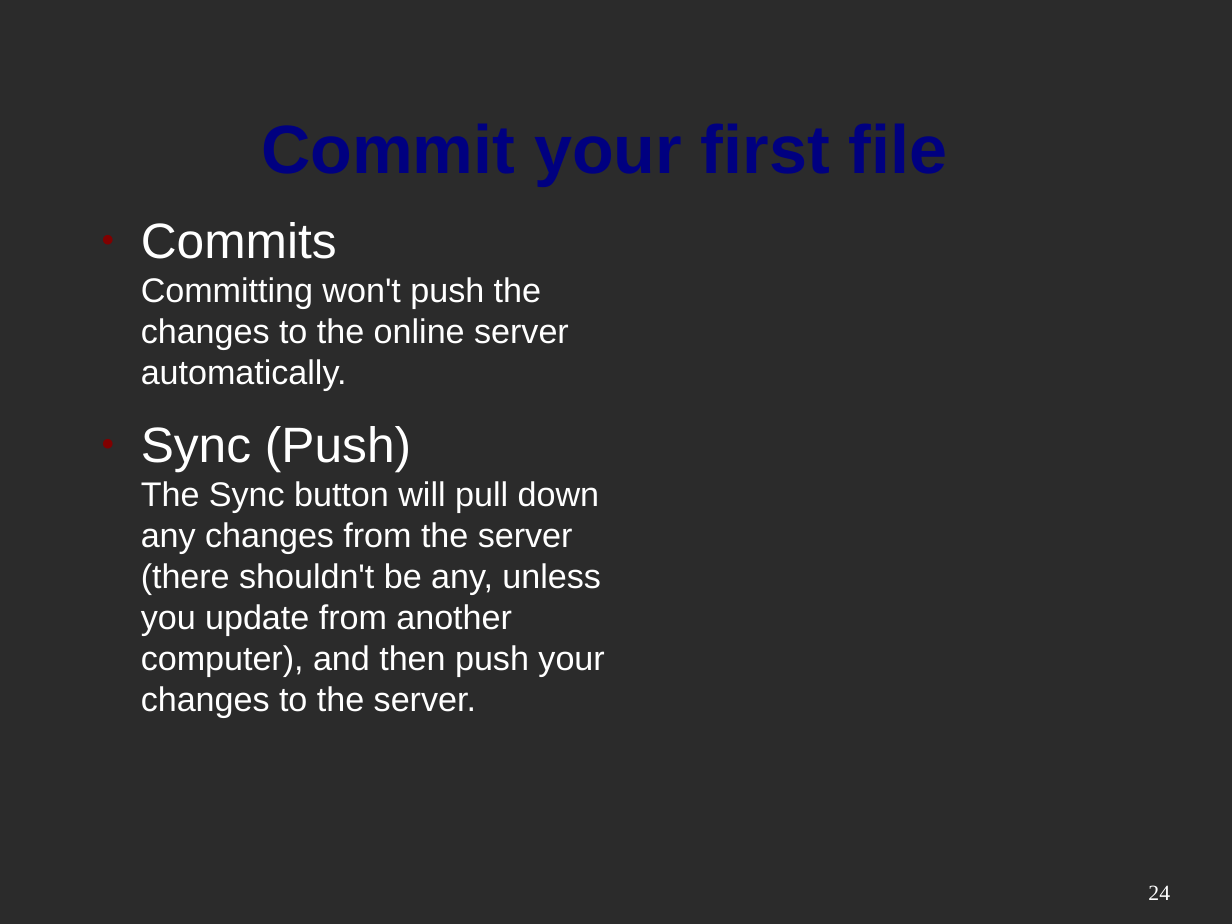
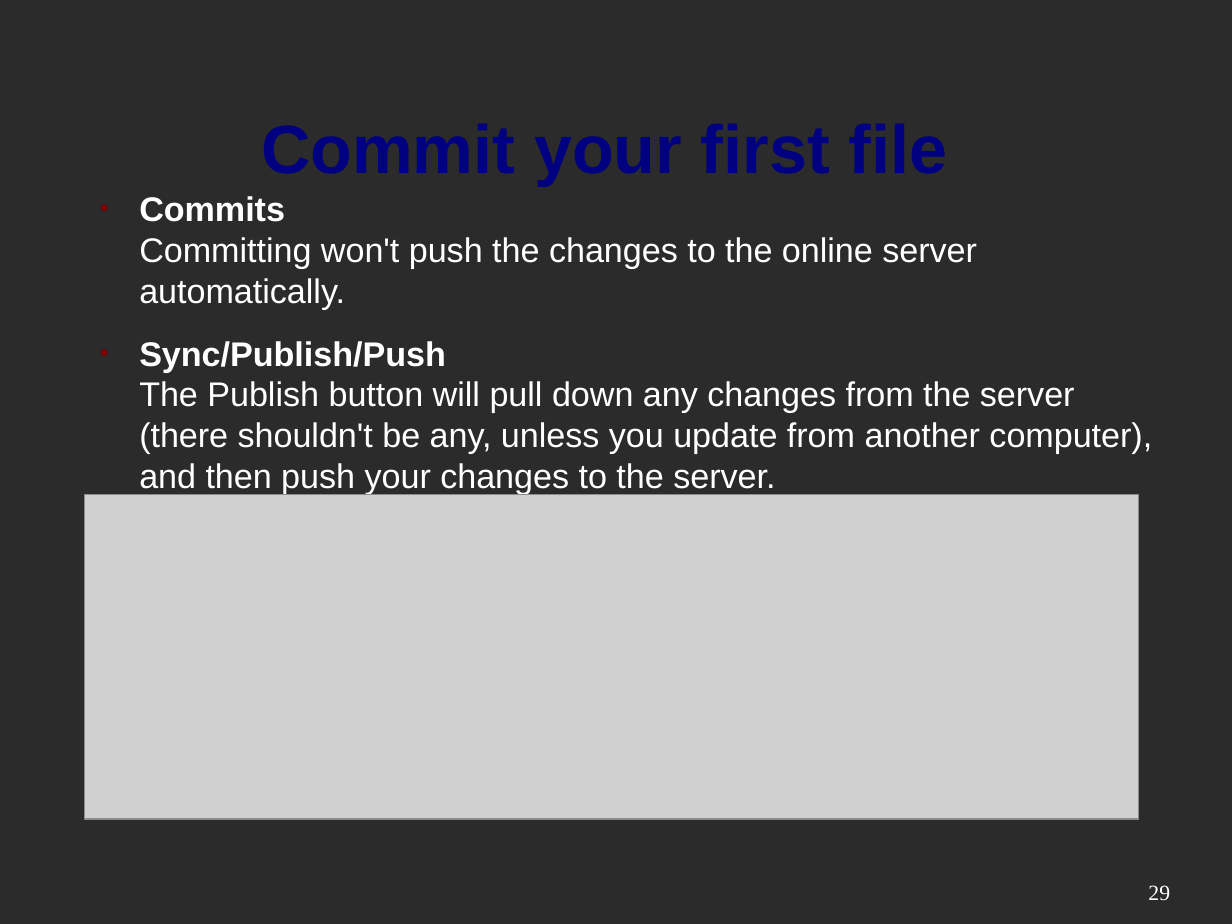
Before and after one commit to mactwist555/CPP-Course, a slide deck: slide 29 of Week 01/1 Setup - IDE and Source Control.odp (slide 24 before the commit). Drawn at 1232x924 pixels with LibreOffice and Linux fonts; fonts in the diff are those of the drawing; grey boxes stand for pictures; background and template pictures are left out; a plain dark background stands for a picture behind light text. Boxes give left, top, right and bottom in pixels: in the first picture for what was removed or moved away, otherwise in the second. Text is boxed around its words. In the diff, an @@ line names an element or a change of style, - is before the commit and + after.

Commit message:
Added Windows client screenshots to presentation

```diff
--- a/Week 01/1 Setup - IDE and Source Control.odp
+++ b/Week 01/1 Setup - IDE and Source Control.odp
@@ text "Commits Committing won't push the ...": place and size @@
-text "Commits Committing won't push the ..." at bbox=[141, 222, 601, 718]
+text "Commits Committing won't push the ..." at bbox=[139, 196, 1152, 495]
@@ text at bbox=[139, 196, 977, 309]: size 32 to 22 pt, bold on in "Commits" @@
@@ text at bbox=[139, 341, 1152, 495]: text changed @@
-● Sync (Push)
-  The Sync button will pull down any changes from the server (there shouldn't be any, unless you update from another computer), and then push your changes to the server.
+● Sync/Publish/Push
+  The Publish button will pull down any changes from the server (there shouldn't be any, unless you update from another computer), and then push your changes to the server.
@@ picture added at bbox=[85, 494, 1139, 819] @@
@@ page number at bbox=[1148, 885, 1170, 901]: text changed @@
-24
+29
```
Also in this commit, not shown: 5 other slides changed, 8 slides added, 2 slides removed.
